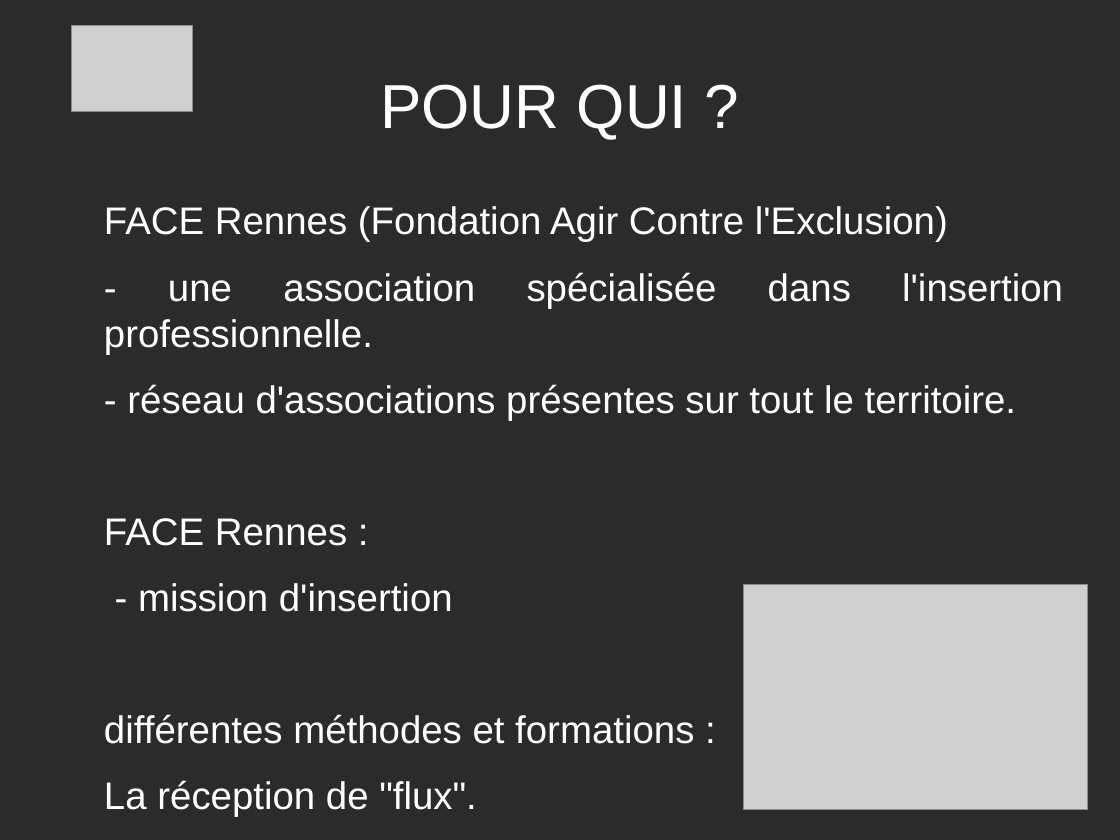
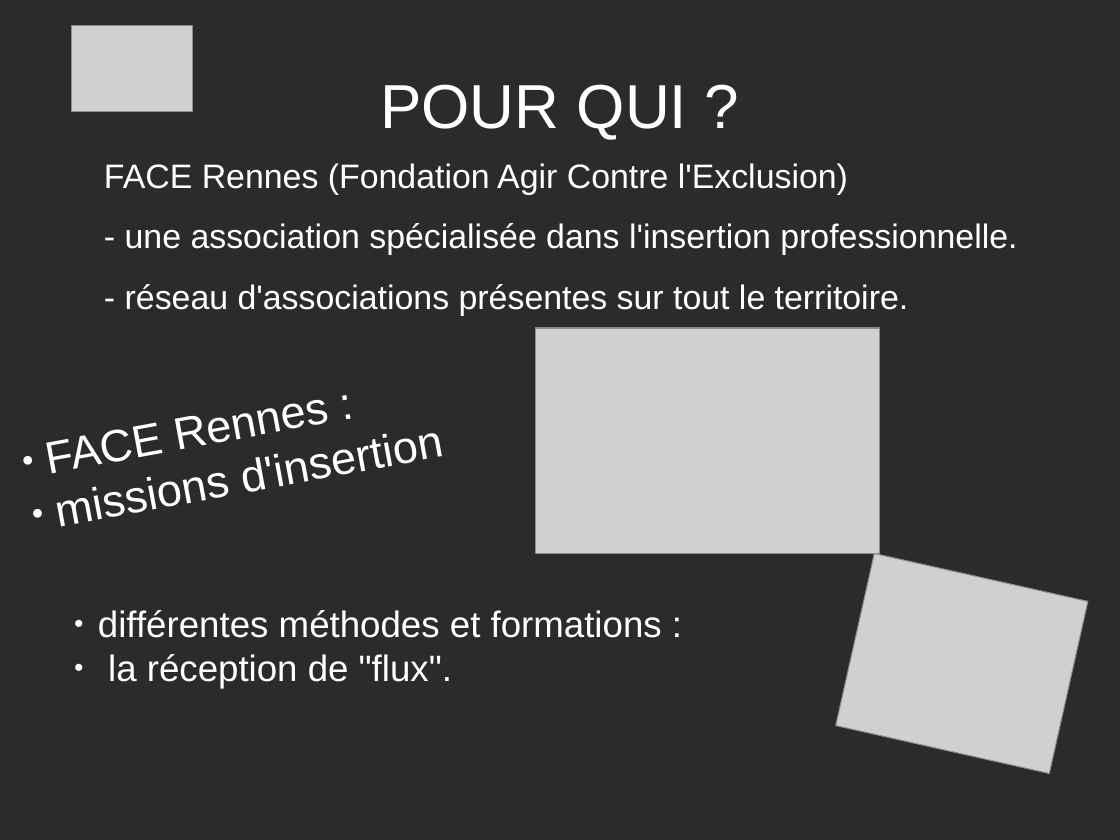
Before and after one commit to PatdeMessac/projets_certif, a slide deck: slide 2 of FACE/Presentation_projet.odp. Drawn at 1120x840 pixels with LibreOffice and Linux fonts; fonts in the diff are those of the drawing; grey boxes stand for pictures; background and template pictures are left out; a plain dark background stands for a picture behind light text. Boxes give left, top, right and bottom in pixels: in the first picture for what was removed or moved away, otherwise in the second. Text is boxed around its words. In the diff, an @@ line names an element or a change of style, - is before the commit and + after.

Commit message:
ajout images presentation ppt

```diff
--- a/FACE/Presentation_projet.odp
+++ b/FACE/Presentation_projet.odp
@@ text "FACE Rennes (Fondation Agir Contre ..." moved from (x1=104, y1=206, x2=1063, y2=817) to (x1=104, y1=163, x2=1017, y2=316) @@
@@ text "FACE Rennes (Fondation Agir Contre ..." at (x1=104, y1=163, x2=1017, y2=316): size 27.2 to 24 pt @@
@@ picture moved from (x1=744, y1=584, x2=1088, y2=810) to (x1=537, y1=328, x2=881, y2=554) @@
@@ text added at (x1=244, y1=458, x2=269, y2=492), 32 pt, text #FFFFFF @@
+● FACE Rennes :
+● missions d'insertion
@@ text at (x1=104, y1=518, x2=694, y2=817): paragraphs removed @@
-FACE Rennes :
-- mission d'insertion
-différentes méthodes et formations :
-La réception de "flux".
@@ picture added at (x1=836, y1=554, x2=1088, y2=774) @@
@@ text added at (x1=98, y1=610, x2=662, y2=689), 26 pt, text #FFFFFF @@
+● différentes méthodes et formations :
+● la réception de "flux".
```
Also in this commit, not shown: 4 other slides changed, 3 other files.
